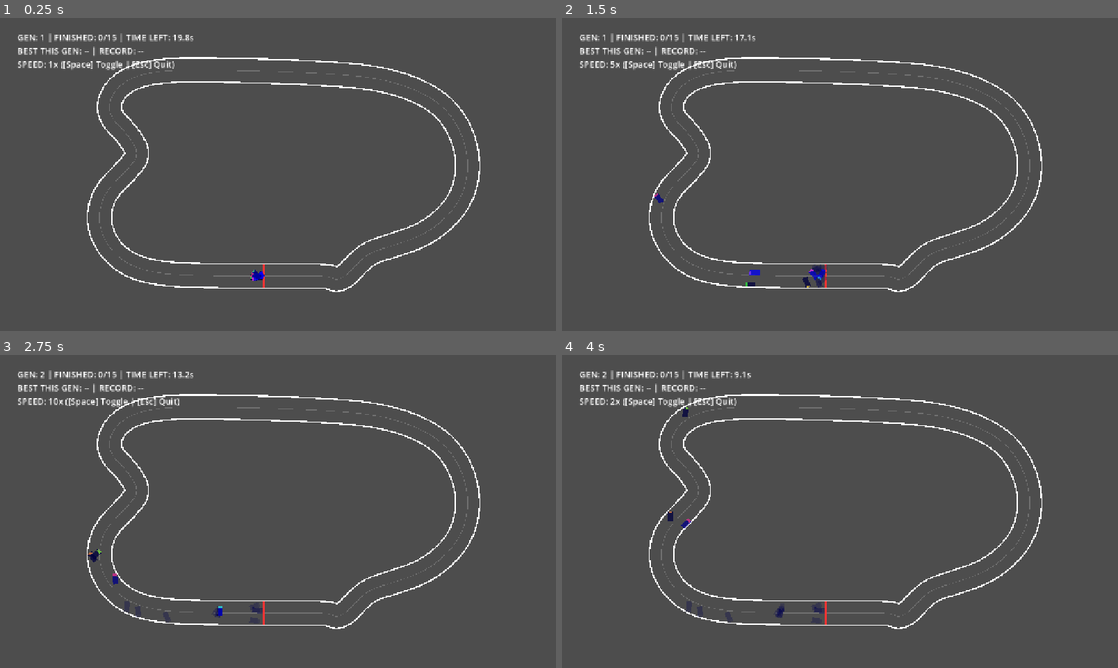
Above: before the commit, frames 1-4 (two rows, left to right).
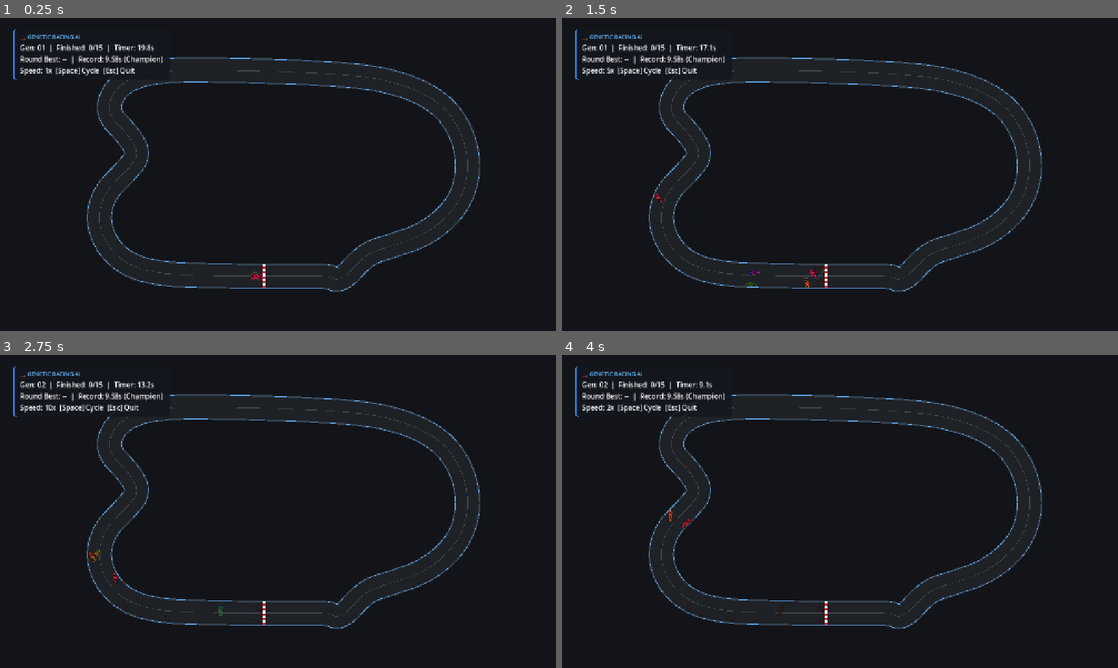
Above: after the commit, the same moments.

Repository: Ryiro/godot-2d-genetic-racing-ai
Game: Godot game, scene res://main.tscn
Same seed, same stepped clock (60 frames per second), same inputs: the game is played once before the commit and once after it.
Inputs:
- Up to frame 1 (0.25 s): no input
- Up to frame 2 (1.5 s): tap Enter at 0.5 s; hold Right (ui_right) 0.53-1.28 s; tap Space at 0.77, 1.25 s; hold Down (ui_down) from 1.28 s (still down)
- Up to frame 3 (2.75 s): tap Space at 1.52 s; release Down (ui_down) at 2.03 s; hold Right (ui_right) from 2.03 s (still down)
- Up to frame 4 (4 s): release Right (ui_right) at 2.78 s; hold Up (ui_up) 2.78-3.53 s; tap Space at 3.02, 3.77 s; hold Left (ui_left) from 3.53 s (still down)

The runs differ from the first frame. In frame 1, 100% of the frame differs, in the area x 0-100%, y 0-100%; in frame 2, 100%; in frame 3, 100%; in frame 4, 100%.

Commit message:
feat(ui): add car sprite integration, checkered finish gate, and dark telemetry hud

Diff:
--- a/algorithms/driver_neural_net.gd
+++ b/algorithms/driver_neural_net.gd
@@ -105,7 +105,7 @@
 	if is_instance_valid(car):
 		car.current_speed = 0.0
 		car.velocity = Vector2.ZERO
-		car.modulate = Color(0.2, 1.0, 0.4, 0.85)
+		car.modulate = Color(0.2, 1.0, 0.4, 1.0)
 
 func disqualify() -> void:
 	is_disqualified = true
--- a/car.tscn
+++ b/car.tscn
@@ -1,6 +1,7 @@
 [gd_scene format=3 uid="uid://cgtd3a2unlv1y"]
 
 [ext_resource type="Script" uid="uid://d1mtpbbl237tw" path="res://car.gd" id="1_7822p"]
+[ext_resource type="Texture2D" uid="uid://dquon6ksesybp" path="res://car2.png" id="2_uoj53"]
 
 [sub_resource type="RectangleShape2D" id="RectangleShape2D_6ld3k"]
 size = Vector2(36, 18)
@@ -9,18 +10,11 @@
 collision_layer = 2
 script = ExtResource("1_7822p")
 
-[node name="ColorRect" type="ColorRect" parent="." unique_id=2067711505]
-offset_left = -18.0
-offset_top = -9.0
-offset_right = 18.0
-offset_bottom = 9.0
-color = Color(0, 0, 1, 1)
-
-[node name="ColorRect2" type="ColorRect" parent="." unique_id=2094935086]
-offset_left = 12.0
-offset_top = -7.0
-offset_right = 18.0
-offset_bottom = 7.0
-
 [node name="CollisionShape2D" type="CollisionShape2D" parent="." unique_id=1287986108]
 shape = SubResource("RectangleShape2D_6ld3k")
+
+[node name="Sprite2D" type="Sprite2D" parent="." unique_id=530675741]
+position = Vector2(0.6402818, 0.010776241)
+rotation = -1.5707964
+scale = Vector2(0.079594046, 0.08445026)
+texture = ExtResource("2_uoj53")
--- a/track_generator.gd
+++ b/track_generator.gd
@@ -17,7 +17,8 @@
 var total_segments: int = 0
 var spawn_pos: Vector2 = Vector2.ZERO
 var spawn_rot: float = 0.0
-
+var hud_panel: PanelContainer
+var hud_stats_label: Label
 # GA State
 var cars: Array[CharacterBody2D] = []
 var drivers: Array[DriverNeuralNet] = []
@@ -34,6 +35,15 @@
 
 func _ready() -> void:
 	Engine.time_scale = 1.0
+
+	# Add dark background canvas
+	var bg = ColorRect.new()
+	bg.position = Vector2(-1000, -800)
+	bg.size = Vector2(2000, 1600)
+	bg.color = Color(0.07, 0.08, 0.10, 1.0)
+	bg.z_index = -10
+	add_child(bg)
+
 	generate_custom_circuit()
 	build_track_visuals_and_colliders()
 	setup_hud()
@@ -96,9 +106,9 @@
 func update_hud(finished_count: int, best_this_gen: float) -> void:
 	var time_left = max(0.0, max_lap_duration - gen_timer)
 	var best_str = ("%.2fs" % best_this_gen) if best_this_gen > 0.0 else "--"
-	var record_str = ("%.2fs" % all_time_best_time) if all_time_best_time > 0.0 else "--"
-
-	hud_label.text = "GEN: %d | FINISHED: %d/%d | TIME LEFT: %.1fs\nBEST THIS GEN: %s | RECORD: %s\nSPEED: %.0fx ([Space] Toggle | [Esc] Quit)" % [
+	var record_str = ("%.2fs" % all_time_best_time) if all_time_best_time > 0.0 else "9.58s (Champion)"
+
+	hud_stats_label.text = "Gen: %02d  |  Finished: %d/%d  |  Timer: %.1fs\nRound Best: %s  |  Record: %s\nSpeed: %.0fx  [Space] Cycle  [Esc] Quit" % [
 		generation, finished_count, population_size, time_left, best_str, record_str, sim_speed_presets[speed_idx]
 	]
 
@@ -142,7 +152,7 @@
 
 		var driver = DriverNeuralNet.new(brain)
 		car.set_driver(driver)
-		car.modulate = Color.from_hsv(float(i) / float(population_size), 0.75, 0.95, 0.75)
+		car.modulate = Color.from_hsv(float(i) / float(population_size), 0.75, 1.0, 1.0)
 
 		add_child(car)
 		cars.append(car)
@@ -160,6 +170,19 @@
 	if drivers[0].has_finished:
 		if best_brain_ever == null or drivers[0].time_taken <= all_time_best_time:
 			best_brain_ever = drivers[0].brain.clone()
+			# Save champion JSON directly to user data
+			var save_data = {
+				"lap_time": drivers[0].time_taken,
+				"generation": generation,
+				"weights_ih": best_brain_ever.weights_ih,
+				"bias_h": best_brain_ever.bias_h,
+				"weights_ho": best_brain_ever.weights_ho,
+				"bias_o": best_brain_ever.bias_o
+			}
+			var file = FileAccess.open("user://champion_943.json", FileAccess.WRITE)
+			if file:
+				file.store_string(JSON.stringify(save_data, "\t"))
+				print("★ SAVED RECORD CHAMPION (%.2fs) to user://champion_943.json" % drivers[0].time_taken)
 
 	var next_brains: Array = []
 
@@ -265,22 +288,54 @@
 	return result
 
 func build_track_visuals_and_colliders() -> void:
-	_create_boundary("OuterWall", left_wall_points)
-	_create_boundary("InnerWall", right_wall_points)
-
+	# 1. Dark Asphalt Surface Fill (Renders below walls)
+	var asphalt = Line2D.new()
+	asphalt.points = center_points
+	asphalt.width = track_width
+	asphalt.default_color = Color(0.12, 0.13, 0.15, 1.0)
+	asphalt.joint_mode = Line2D.LINE_JOINT_ROUND
+	asphalt.begin_cap_mode = Line2D.LINE_CAP_ROUND
+	asphalt.end_cap_mode = Line2D.LINE_CAP_ROUND
+	asphalt.z_index = -2
+	add_child(asphalt)
+
+	# 2. Subtle Dashed Racing Guideline (Track Center)
 	var center_line = Line2D.new()
 	center_line.points = center_points
 	center_line.width = 2.0
-	center_line.default_color = Color(1.0, 1.0, 1.0, 0.2)
+	center_line.default_color = Color(0.9, 0.9, 0.95, 0.18)
+	center_line.z_index = -1
 	add_child(center_line)
 
-	var gate = Line2D.new()
-	gate.points = PackedVector2Array([left_wall_points[0], right_wall_points[0]])
-	gate.width = 8.0
-	gate.default_color = Color(1.0, 0.2, 0.2, 0.95)
-	add_child(gate)
-
-func _create_boundary(body_name: String, points: PackedVector2Array) -> void:
+	# 3. Outer Barriers (Solid border with subtle neon safety edge)
+	_create_boundary("OuterWall", left_wall_points, Color(0.2, 0.25, 0.3), Color(0.4, 0.7, 1.0, 0.8))
+	_create_boundary("InnerWall", right_wall_points, Color(0.2, 0.25, 0.3), Color(0.4, 0.7, 1.0, 0.8))
+
+	# 4. Checkered Racing Finish Line Gate
+	var p_left = left_wall_points[0]
+	var p_right = right_wall_points[0]
+
+	# Dark backing bar
+	var gate_backing = Line2D.new()
+	gate_backing.points = PackedVector2Array([p_left, p_right])
+	gate_backing.width = 14.0
+	gate_backing.default_color = Color(0.05, 0.05, 0.05, 0.9)
+	gate_backing.z_index = 0
+	add_child(gate_backing)
+
+	# Alternating checkered blocks across the track gate
+	var checker_steps = 10
+	for i in range(checker_steps):
+		var t0 = float(i) / float(checker_steps)
+		var t1 = float(i + 1) / float(checker_steps)
+		var strip = Line2D.new()
+		strip.points = PackedVector2Array([p_left.lerp(p_right, t0), p_left.lerp(p_right, t1)])
+		strip.width = 10.0
+		strip.default_color = Color.WHITE if (i % 2 == 0) else Color(0.85, 0.15, 0.15)
+		strip.z_index = 1
+		add_child(strip)
+
+func _create_boundary(body_name: String, points: PackedVector2Array, base_color: Color, glow_color: Color) -> void:
 	var static_body = StaticBody2D.new()
 	static_body.name = body_name
 	for i in range(points.size() - 1):
@@ -291,17 +346,57 @@
 		col.shape = segment
 		static_body.add_child(col)
 
-	var line = Line2D.new()
-	line.points = points
-	line.width = 5.0
-	line.default_color = Color.WHITE
+	# Heavy core barrier
+	var line_base = Line2D.new()
+	line_base.points = points
+	line_base.width = 6.0
+	line_base.default_color = base_color
+	line_base.joint_mode = Line2D.LINE_JOINT_ROUND
+
+	# Slim safety glow edge
+	var line_glow = Line2D.new()
+	line_glow.points = points
+	line_glow.width = 1.5
+	line_glow.default_color = glow_color
+
 	add_child(static_body)
-	add_child(line)
+	add_child(line_base)
+	add_child(line_glow)
 
 func setup_hud() -> void:
 	var canvas_layer = CanvasLayer.new()
-	hud_label = Label.new()
-	hud_label.position = Vector2(40, 30)
-	hud_label.add_theme_font_size_override("font_size", 20)
-	canvas_layer.add_child(hud_label)
+
+	hud_panel = PanelContainer.new()
+	hud_panel.position = Vector2(30, 25)
+
+	# Styled dark glassmorphic box
+	var style = StyleBoxFlat.new()
+	style.bg_color = Color(0.08, 0.09, 0.12, 0.88)
+	style.border_width_left = 4
+	style.border_color = Color(0.2, 0.6, 1.0, 0.9) # Cyan accent bar
+	style.corner_radius_top_left = 6
+	style.corner_radius_top_right = 6
+	style.corner_radius_bottom_right = 6
+	style.corner_radius_bottom_left = 6
+	style.content_margin_left = 16.0
+	style.content_margin_top = 10.0
+	style.content_margin_right = 16.0
+	style.content_margin_bottom = 10.0
+	hud_panel.add_theme_stylebox_override("panel", style)
+
+	var vbox = VBoxContainer.new()
+	vbox.add_theme_constant_override("separation", 4)
+
+	var title = Label.new()
+	title.text = "🏎️ GENETIC RACING AI"
+	title.add_theme_font_size_override("font_size", 13)
+	title.modulate = Color(0.4, 0.75, 1.0)
+	vbox.add_child(title)
+
+	hud_stats_label = Label.new()
+	hud_stats_label.add_theme_font_size_override("font_size", 16)
+	vbox.add_child(hud_stats_label)
+
+	hud_panel.add_child(vbox)
+	canvas_layer.add_child(hud_panel)
 	add_child(canvas_layer)
Binary file added: car2.png
Not shown, added: car2.png.import
